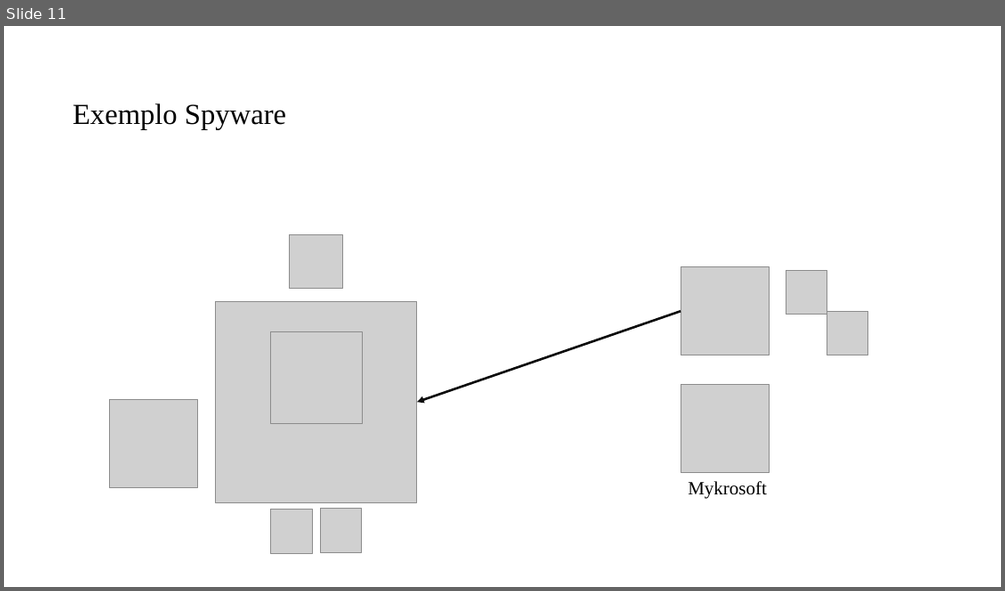
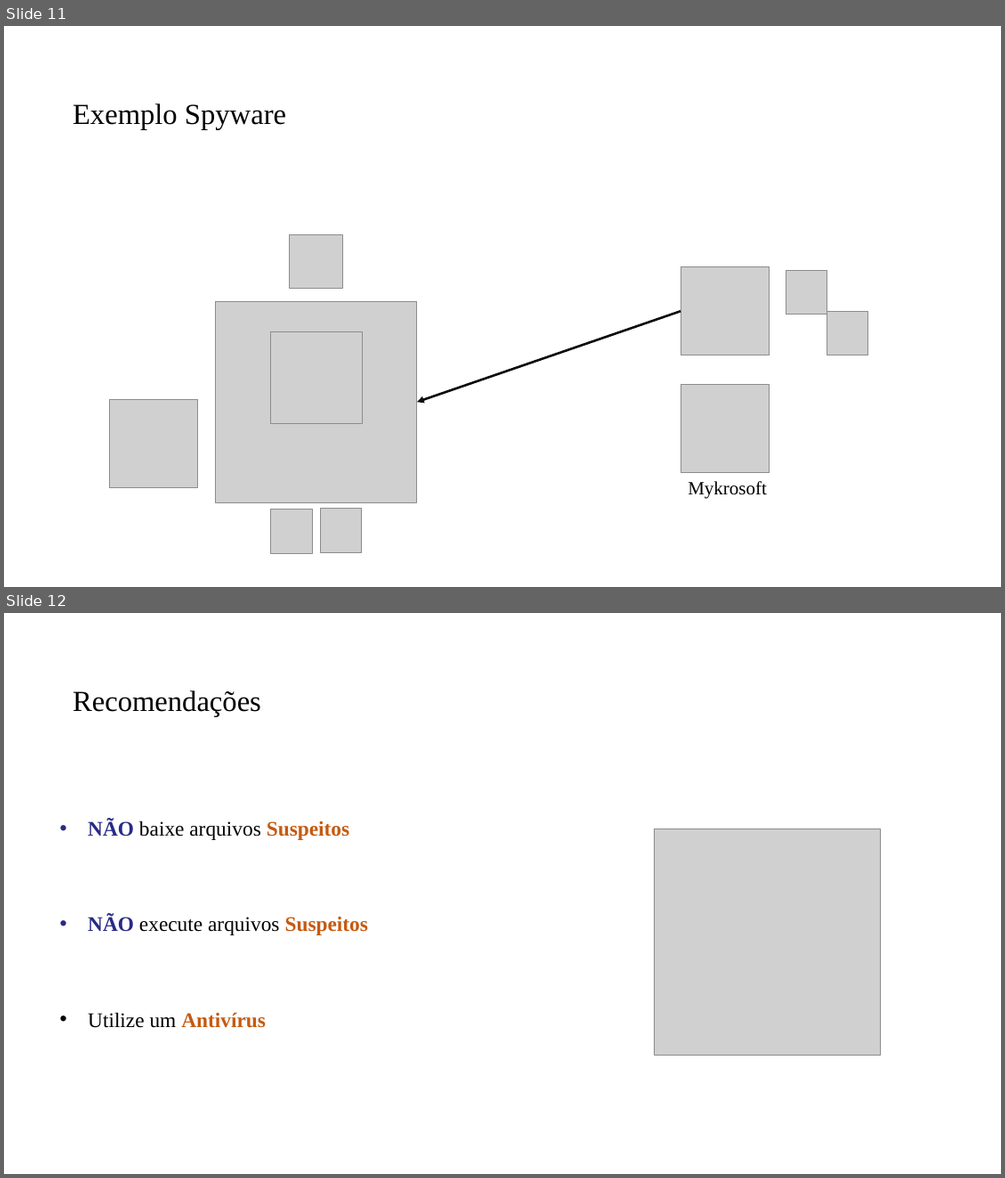
Before and after one commit to PedroMiho/UMC, a slide deck: Segurança da Informação/Aula 02 - Ameaças Ciberneticas/Ameaças Ciberneticas.pptx. Shown one above the other, each under a label of ours: slide 11 before the commit, slides 11 and 12 after it. The pictures are 1005x591 and 1005x1178 pixels, drawn with LibreOffice and Linux fonts; fonts in the diff are those of the drawing; grey boxes stand for pictures; background and template pictures are left out. Boxes give left, top, right and bottom in pixels: in the first picture for what was removed or moved away, otherwise in the second. Text is boxed around its words. In the diff, an @@ line names an element or a change of style, - is before the commit and + after.

```diff
--- a/Segurança da Informação/Aula 02 - Ameaças Ciberneticas/Ameaças Ciberneticas.pptx
+++ b/Segurança da Informação/Aula 02 - Ameaças Ciberneticas/Ameaças Ciberneticas.pptx
@@ slide 12 added at [4, 613, 1001, 1174], background #FFFFFF @@
@@ title added at [73, 690, 261, 717], 28 pt, text #000000 @@
+Recomendações
@@ text added at [88, 819, 368, 1028], 20 pt, text #000000 @@
+• NÃO baixe arquivos Suspeitos
+• NÃO execute arquivos Suspeitos
+• Utilize um Antivírus
@@ picture added at [654, 828, 881, 1055] @@
```
Also in this commit, not shown: 1 slide changed, 1 other slide added, 1 slide removed.
